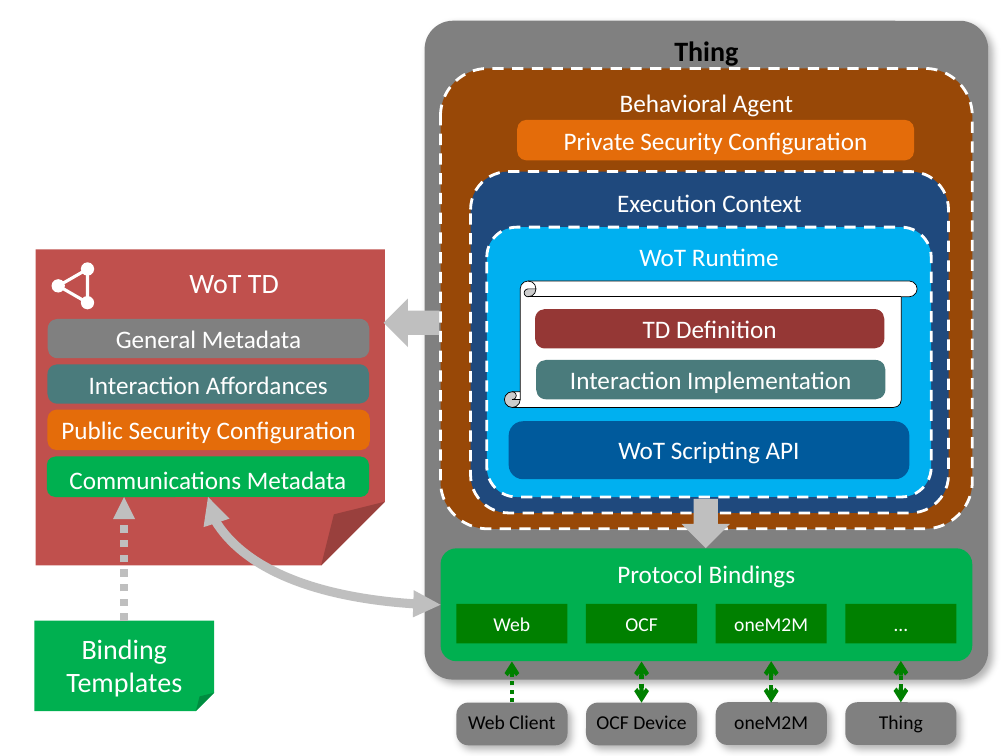
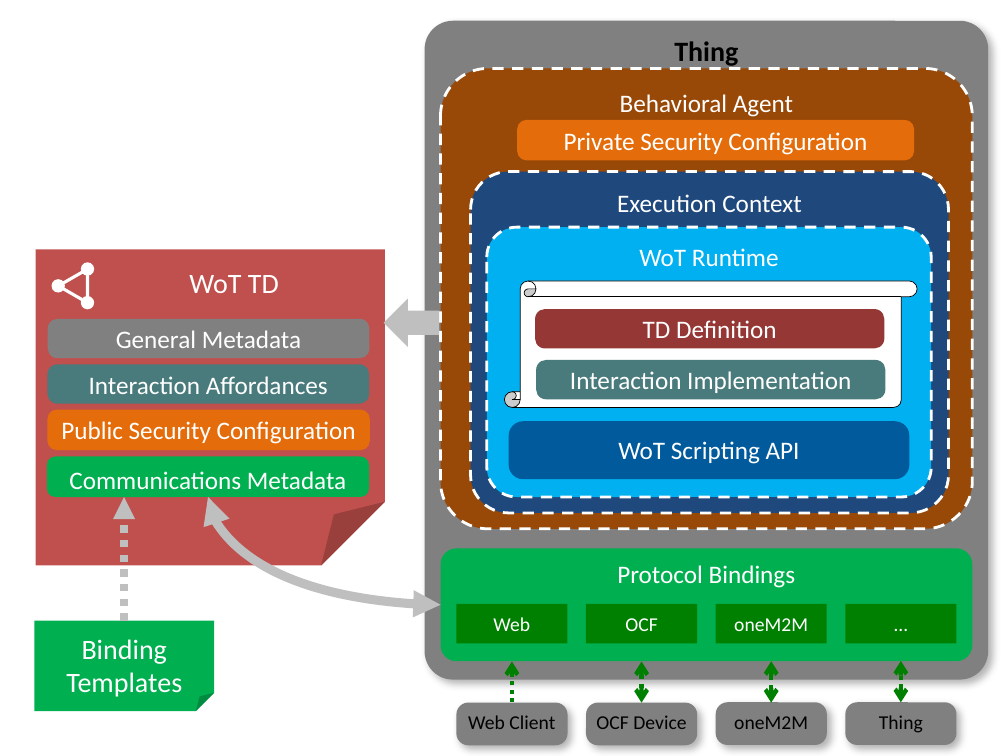
Before and after one commit to w3c/wot-architecture, a slide deck: slide 3 of images/wot-architecture-figures-new.pptx. Drawn at 1008x756 pixels with LibreOffice and Linux fonts; fonts in the diff are those of the drawing. Boxes give left, top, right and bottom in pixels: in the first picture for what was removed or moved away, otherwise in the second. Text is boxed around its words. In the diff, an @@ line names an element or a change of style, - is before the commit and + after.

```diff
--- a/images/wot-architecture-figures-new.pptx
+++ b/images/wot-architecture-figures-new.pptx
@@ down arrow removed at <box>681,499,730,548</box> @@
```
Also in this commit, not shown: 1 other slide changed, 2 slides added, 3 other files.
